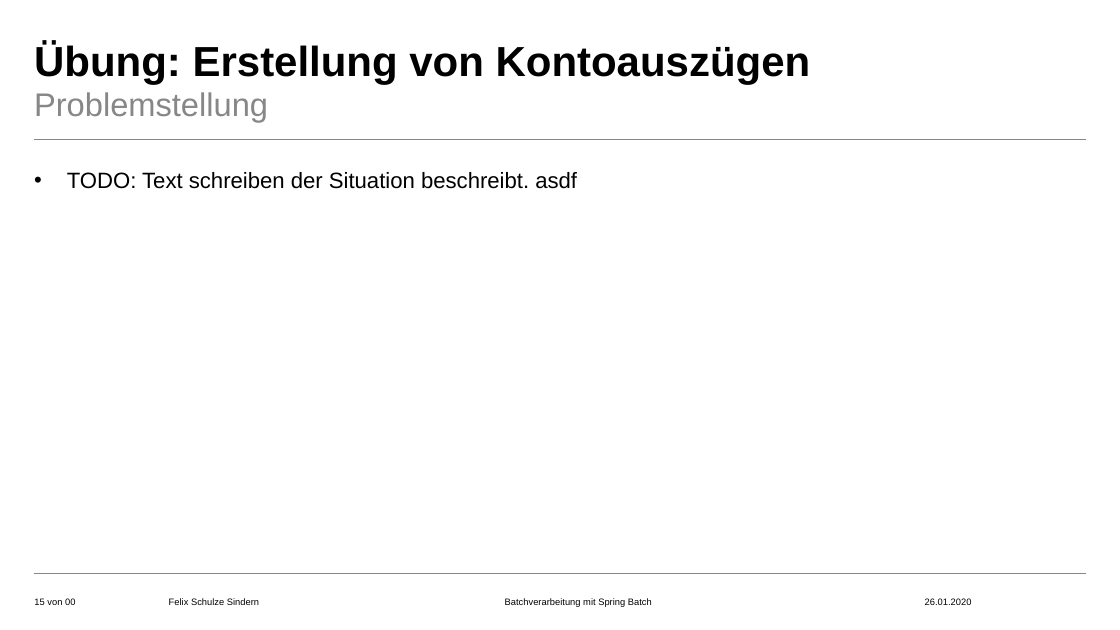
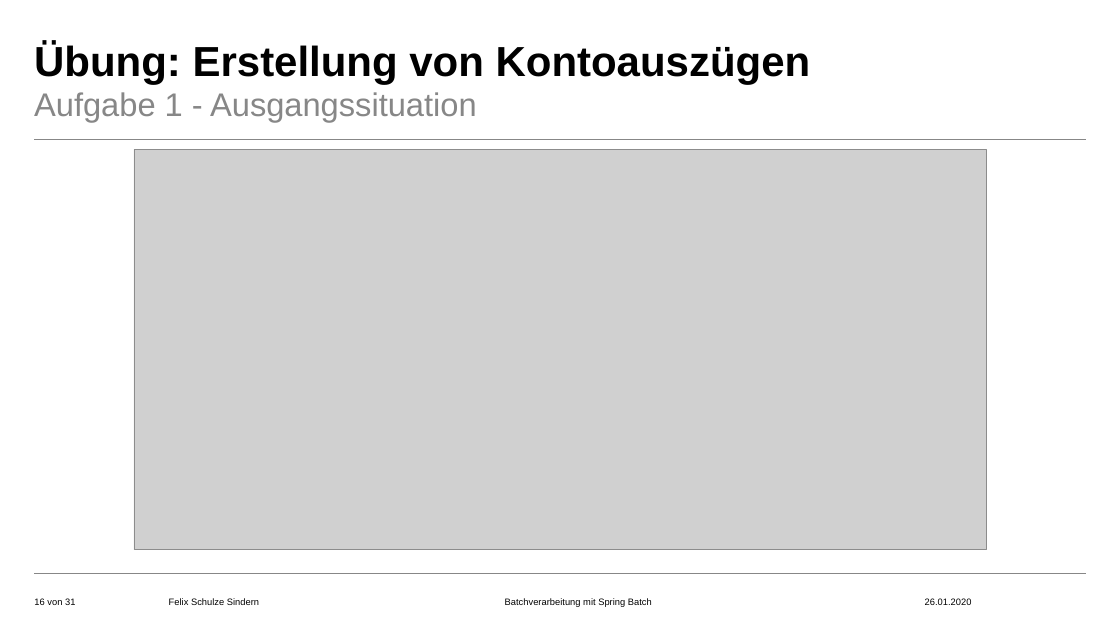
Before and after one commit to FelixSchuSi/spring_batch, a slide deck: slide 16 of spring_batch.pptx (slide 15 before the commit). Drawn at 1120x630 pixels with LibreOffice and Linux fonts; fonts in the diff are those of the drawing; grey boxes stand for pictures; background and template pictures are left out. Boxes give left, top, right and bottom in pixels: in the first picture for what was removed or moved away, otherwise in the second. Text is boxed around its words. In the diff, an @@ line names an element or a change of style, - is before the commit and + after.

```diff
--- a/spring_batch.pptx
+++ b/spring_batch.pptx
@@ text at [34, 92, 477, 122]: text changed @@
-Problemstellung
+Aufgabe 1 - Ausgangssituation
@@ text removed at [67, 172, 577, 189] @@
-• TODO: Text schreiben der Situation beschreibt. asdf
@@ picture added at [134, 150, 986, 550] @@
@@ page number at [34, 598, 75, 605]: text changed @@
-15 von 00
+16 von 31
```
Also in this commit, not shown: 17 other slides changed, 14 slides added, 1 slide removed, 1 other file.
